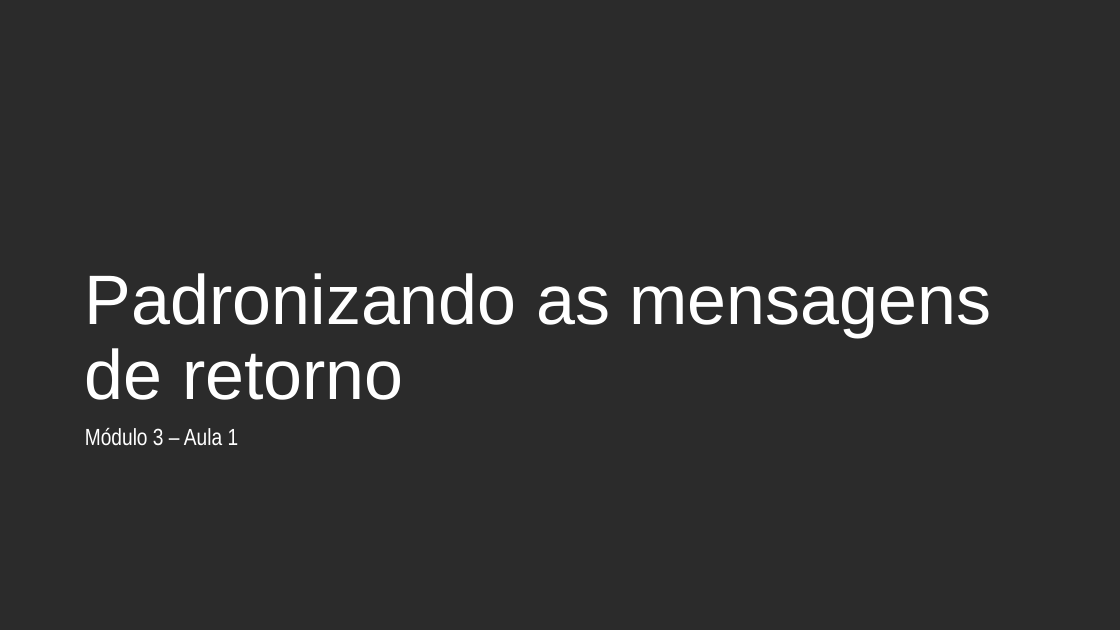
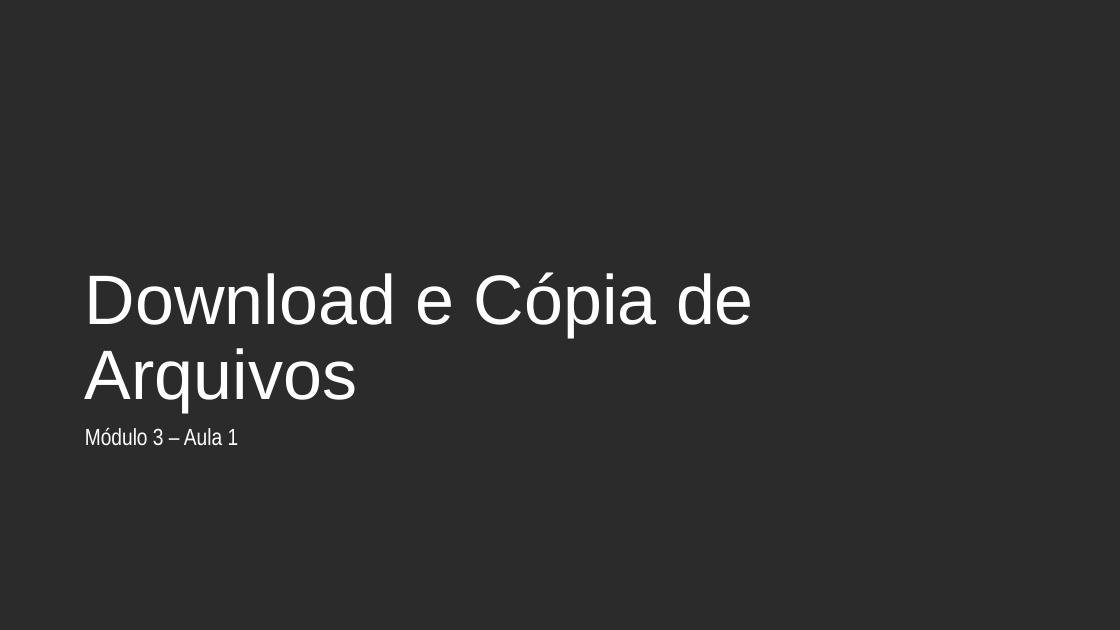
Before and after one commit to andrebaltieri/5485, a slide deck: slide 3 of ppts/Modulo 3/5485 - M03A01.pptx. Drawn at 1120x630 pixels with LibreOffice and Linux fonts; fonts in the diff are those of the drawing; background and template pictures are left out; a plain dark background stands for a picture behind light text. Boxes give left, top, right and bottom in pixels: in the first picture for what was removed or moved away, otherwise in the second. Text is boxed around its words. In the diff, an @@ line names an element or a change of style, - is before the commit and + after.

```diff
--- a/ppts/Modulo 3/5485 - M03A01.pptx
+++ b/ppts/Modulo 3/5485 - M03A01.pptx
@@ title at (x1=85, y1=272, x2=754, y2=412): text changed @@
-Padronizando as mensagens de retorno
+Download e Cópia de Arquivos
```
Also in this commit, not shown: 1 other slide changed, 11 slides added, 1 slide removed, 4 other files.
